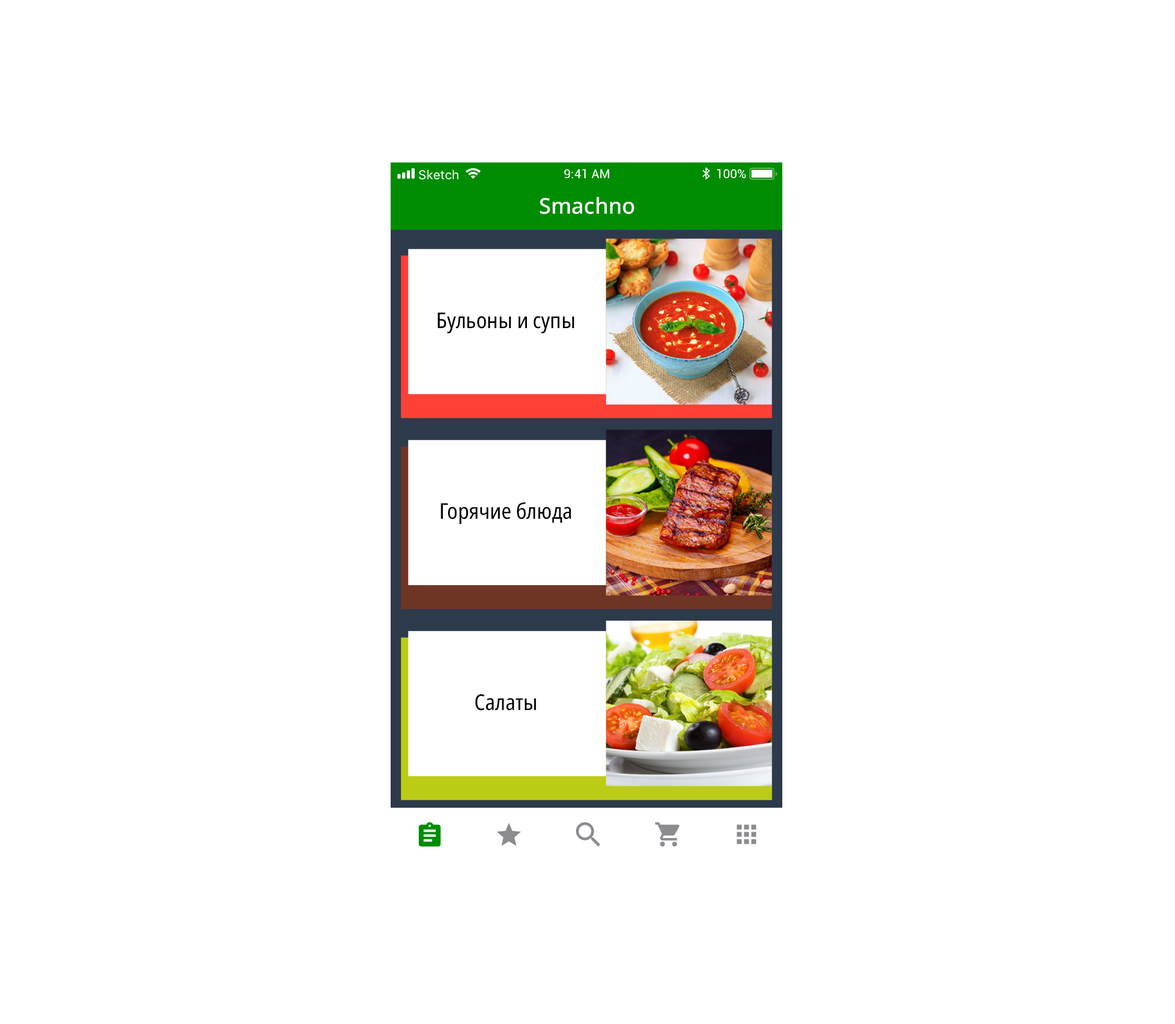
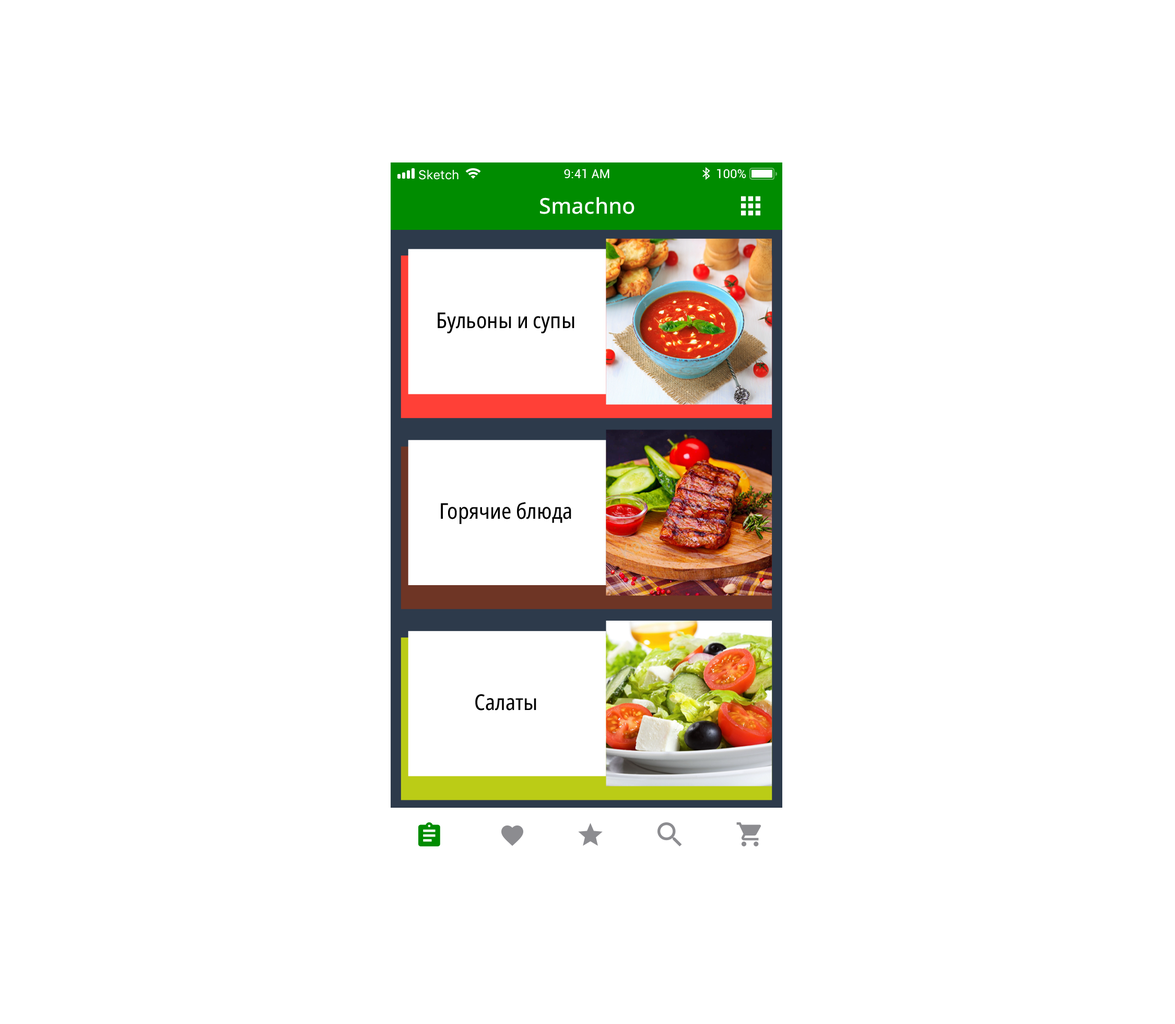
Revision of a layered (1175, 1024) image; what changed, layer by layer:
moved "-e-more" into group "smachno_home", painted on it, unmasked it over box(737, 195, 761, 845)
unmasked "Compound Shape" (1st of 10, in "smachno_home" › "navigator_bar") over box(540, 195, 761, 216)
added layer "-e-recommendation" in group "menu" over box(501, 825, 524, 846)
painted on "-e-home", unmasked it over box(418, 821, 441, 847)
painted on "-e-favorit", unmasked it over box(496, 822, 603, 846)
painted on "-e-search", unmasked it over box(576, 821, 683, 847)
painted on "-e-shop", unmasked it over box(655, 821, 762, 847)
painted on "Compound Shape" (2nd of 10, in "smachno_home" › "menu"), unmasked it over box(418, 821, 762, 847)
painted on "Compound Shape" (4th of 10, in "smachno_home" › "<Group>"), unmasked it over box(475, 693, 537, 711)
painted on "Compound Shape" (5th of 10, in "smachno_home" › "<Group>"), unmasked it over box(475, 693, 537, 711)
painted on "Compound Shape" (6th of 10, in "smachno_home" › "<Group>"), unmasked it over box(440, 502, 572, 524)
painted on "Compound Shape" (7th of 10, in "smachno_home" › "<Group>"), unmasked it over box(440, 502, 572, 524)
painted on "Compound Shape" (8th of 10, in "smachno_home" › "<Group>"), unmasked it over box(437, 312, 575, 334)
painted on "Compound Shape" (9th of 10, in "smachno_home" › "<Group>"), unmasked it over box(437, 312, 575, 334)
painted on "Compound Shape" (10th of 10, in "smachno_home"), unmasked it over box(418, 195, 762, 847)
